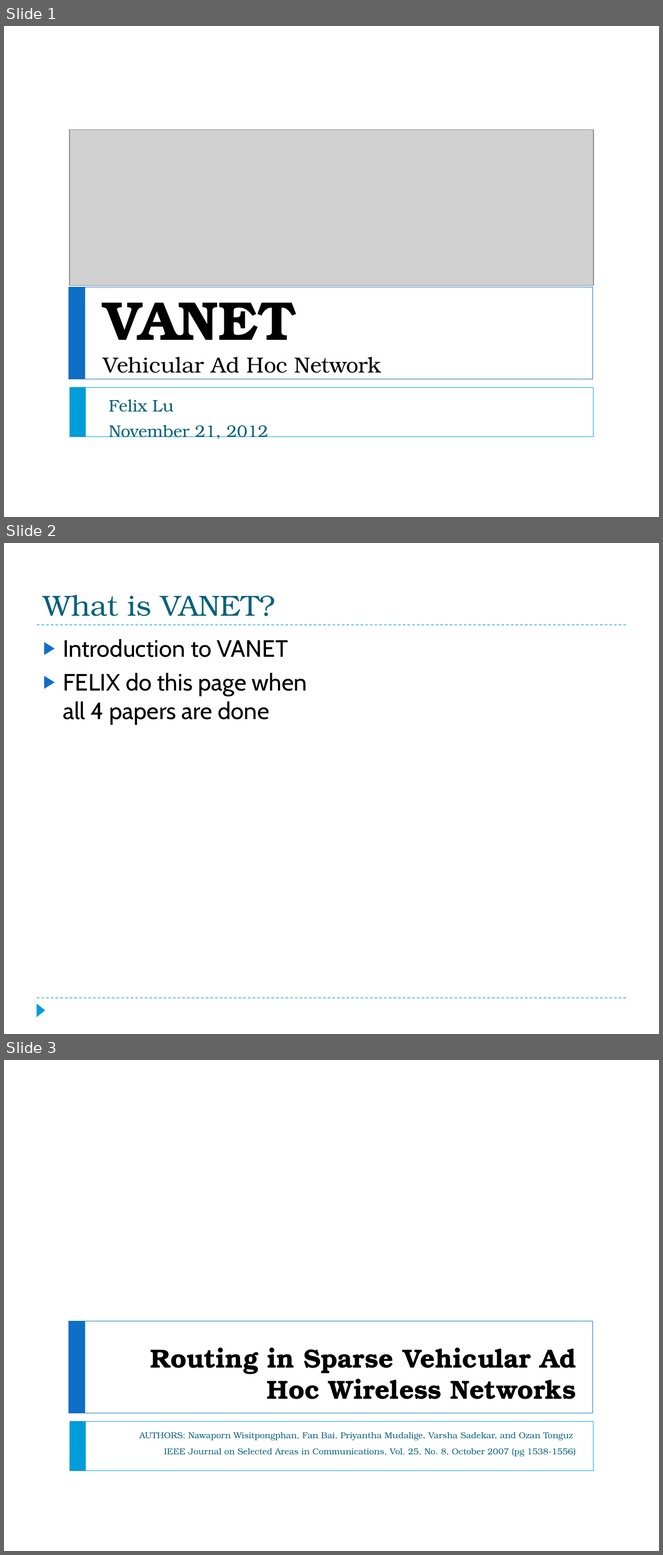
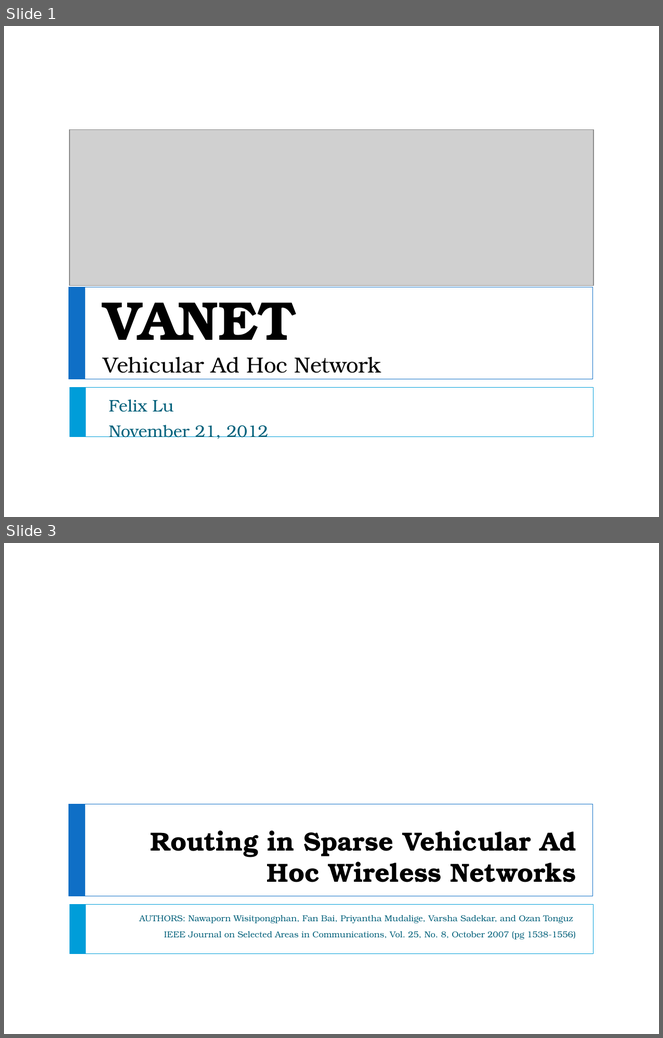
Before and after one commit to f33losopher/EEMaster_VANET, a slide deck: VANET_Felix.pptx. Shown one above the other, each under a label of ours: slides 1, 2 and 3 before the commit, slides 1 and 3 after it; the slides between them are not shown. The pictures are 663x1555 and 663x1038 pixels, drawn with LibreOffice and Linux fonts; fonts in the diff are those of the drawing; grey boxes stand for pictures. Boxes give left, top, right and bottom in pixels: in the first picture for what was removed or moved away, otherwise in the second. Text is boxed around its words. In the diff, an @@ line names an element or a change of style, - is before the commit and + after.

Commit message:
Proof read of paper and power point

```diff
--- a/VANET_Felix.pptx
+++ b/VANET_Felix.pptx
@@ slide 2 removed at <box>4,543,659,1034</box>, background #FFFFFF @@
@@ title removed at <box>43,595,275,616</box> @@
-What is VANET?
@@ line removed from (37, 625) to (626, 625) @@
@@ text removed at <box>63,639,307,724</box> @@
-▶ Introduction to VANET
-▶ FELIX do this page when all 4 papers are done
@@ line removed from (37, 999) to (626, 999) @@
@@ triangle removed at <box>37,1004,45,1017</box> @@
```
Also in this commit, not shown: 7 slides changed, 2 slides added, 2 other slides removed, 1 other file.
